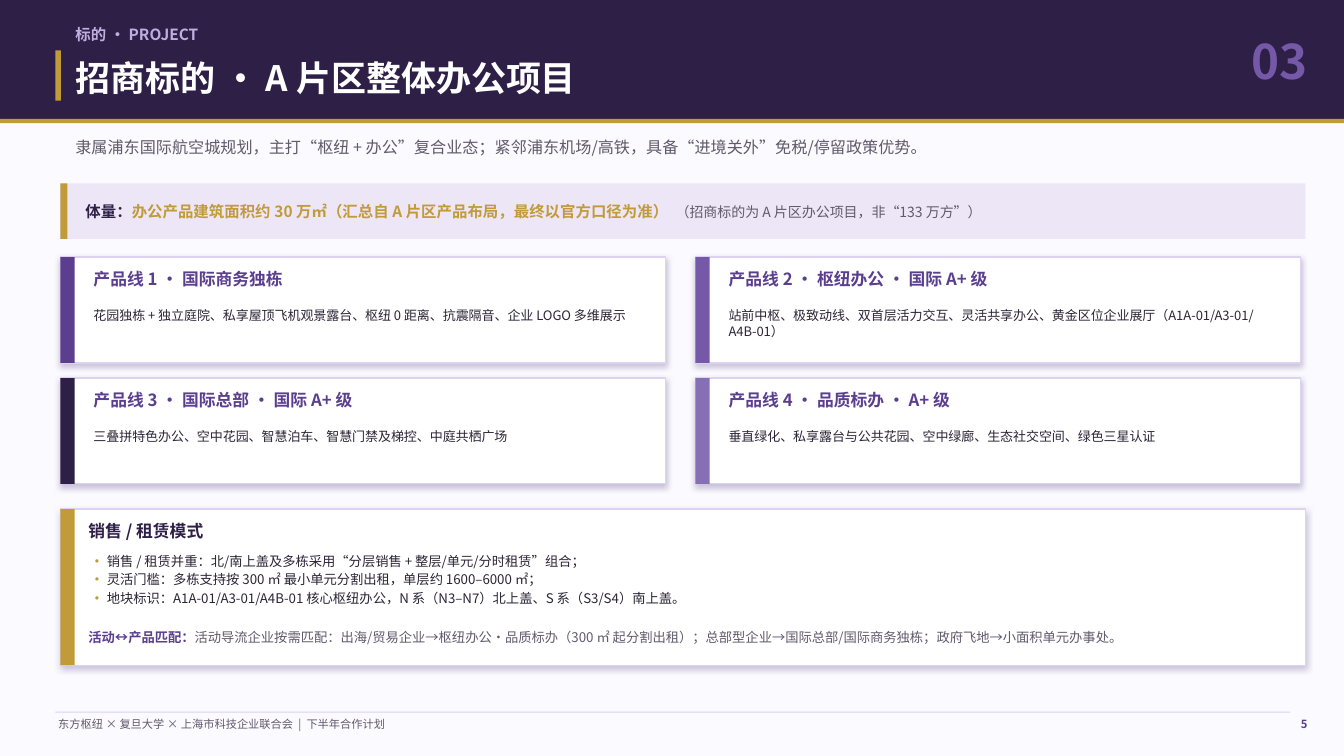
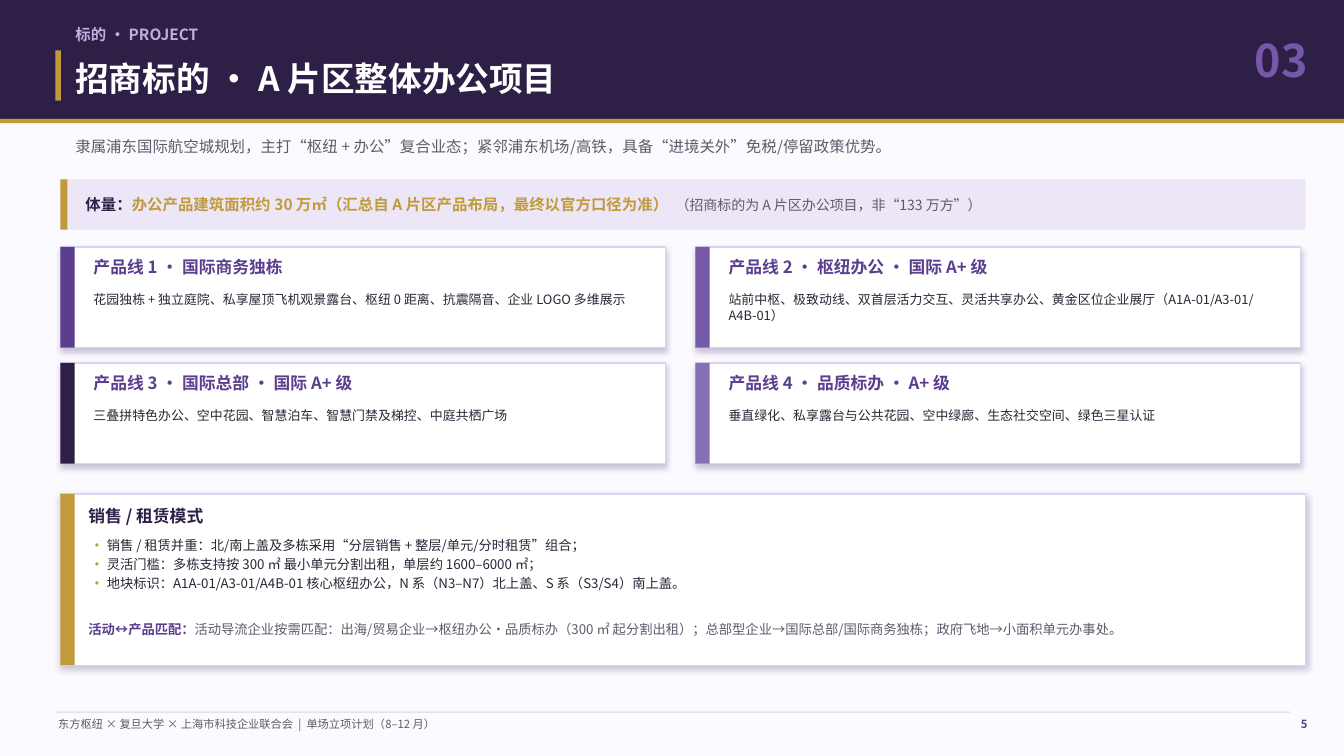
Before and after one commit to hujigang2010-maker/AIDEN, a slide deck: slide 5 of 东方枢纽三方合作计划_汇报PPT.pptx. Drawn at 1344x756 pixels with LibreOffice and Linux fonts; fonts in the diff are those of the drawing. Boxes give left, top, right and bottom in pixels: in the first picture for what was removed or moved away, otherwise in the second. Text is boxed around its words. In the diff, an @@ line names an element or a change of style, - is before the commit and + after.

```diff
--- a/东方枢纽三方合作计划_汇报PPT.pptx
+++ b/东方枢纽三方合作计划_汇报PPT.pptx
@@ text "03" at (x1=1255, y1=43, x2=1308, y2=78): size 34 to 32 pt @@
@@ text "招商标的 · A 片区整体办公项目" at (x1=75, y1=62, x2=557, y2=94): size 25 to 24 pt @@
@@ text "隶属浦东国际航空城规划，主打“枢纽 + 办公”复合业态；紧邻浦东机场/高铁，具备“进境关外”免税/停留政策优势。" at (x1=75, y1=139, x2=891, y2=155): size 11.5 to 11 pt @@
@@ rectangle resized from (x1=60, y1=184, x2=1306, y2=239) to (x1=60, y1=179, x2=1306, y2=230) @@
@@ rectangle resized from (x1=60, y1=184, x2=68, y2=239) to (x1=60, y1=179, x2=68, y2=230) @@
@@ text "体量：办公产品建筑面积约 30 万㎡（汇总自 A 片区产品布局，最终以官方口径为准） ..." moved from (x1=85, y1=203, x2=982, y2=219) to (x1=85, y1=196, x2=982, y2=212) @@
@@ rectangle resized from (x1=60, y1=257, x2=665, y2=363) to (x1=60, y1=247, x2=665, y2=348) @@
@@ rectangle resized from (x1=60, y1=257, x2=75, y2=363) to (x1=60, y1=247, x2=75, y2=348) @@
@@ rectangle resized from (x1=696, y1=257, x2=1301, y2=363) to (x1=696, y1=247, x2=1301, y2=348) @@
@@ rectangle resized from (x1=696, y1=257, x2=710, y2=363) to (x1=696, y1=247, x2=710, y2=348) @@
@@ 3 texts moved together from (x1=88, y1=268, x2=1123, y2=645) to (x1=88, y1=256, x2=1123, y2=637) @@
@@ rectangle resized from (x1=60, y1=378, x2=665, y2=484) to (x1=60, y1=363, x2=665, y2=464) @@
@@ rectangle resized from (x1=60, y1=378, x2=75, y2=484) to (x1=60, y1=363, x2=75, y2=464) @@
@@ rectangle resized from (x1=696, y1=378, x2=1301, y2=484) to (x1=696, y1=363, x2=1301, y2=464) @@
@@ rectangle resized from (x1=696, y1=378, x2=710, y2=484) to (x1=696, y1=363, x2=710, y2=464) @@
@@ 5 texts moved together from (x1=88, y1=309, x2=1254, y2=542) to (x1=88, y1=293, x2=1254, y2=527) @@
@@ text "三叠拼特色办公、空中花园、智慧泊车、智慧门禁及梯控、中庭共栖广场" moved from (x1=93, y1=430, x2=507, y2=442) to (x1=93, y1=409, x2=507, y2=421) @@
@@ size 9.3 to 9.2 pt in 4 elements at (x1=93, y1=293, x2=626, y2=305), (x1=729, y1=293, x2=1254, y2=321), (x1=93, y1=409, x2=507, y2=421), (x1=729, y1=409, x2=1156, y2=421) @@
@@ text "垂直绿化、私享露台与公共花园、空中绿廊、生态社交空间、绿色三星认证" moved from (x1=729, y1=430, x2=1156, y2=442) to (x1=729, y1=409, x2=1156, y2=421) @@
@@ rectangle resized from (x1=60, y1=509, x2=1306, y2=665) to (x1=60, y1=494, x2=1306, y2=665) @@
@@ rectangle resized from (x1=60, y1=509, x2=75, y2=665) to (x1=60, y1=494, x2=75, y2=665) @@
@@ text "· 销售 / 租赁并重：北/南上盖及多栋采用“分层销售 + ..." moved from (x1=107, y1=555, x2=686, y2=606) to (x1=107, y1=539, x2=686, y2=591) @@
@@ text at (x1=58, y1=718, x2=435, y2=729): text changed @@
-东方枢纽 × 复旦大学 × 上海市科技企业联合会 | 下半年合作计划
+东方枢纽 × 复旦大学 × 上海市科技企业联合会 | 单场立项计划（8–12 月）
```
Also in this commit, not shown: 12 other slides changed, 7 slides added, 6 slides removed, 5 other files.
